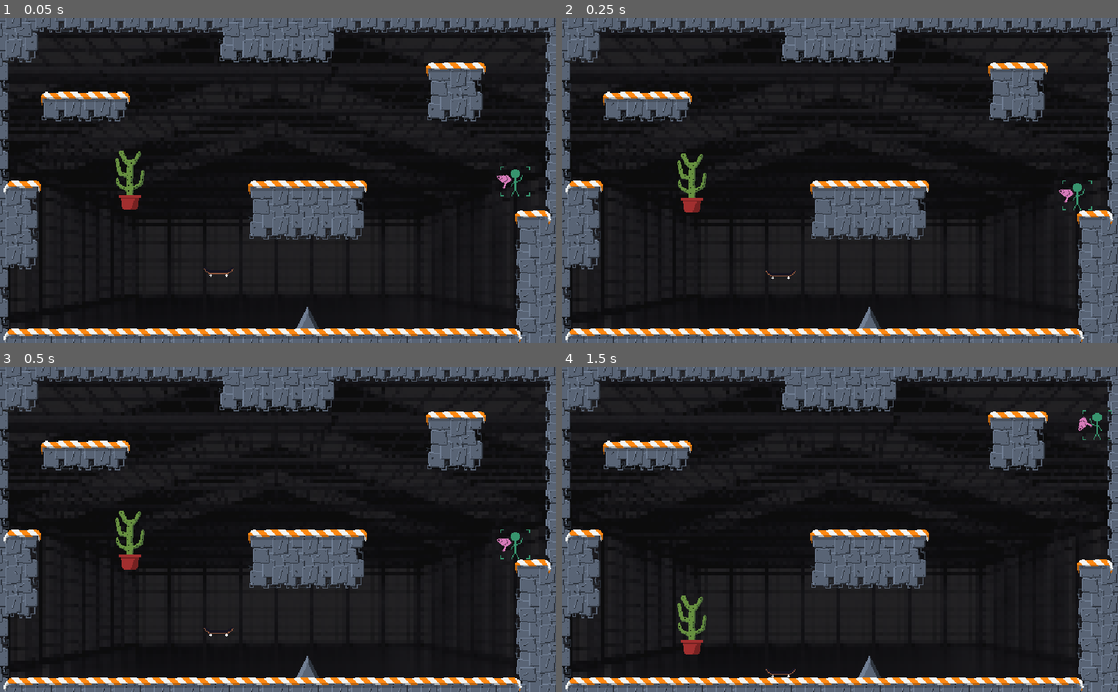
Above: before the commit, frames 1-4 (two rows, left to right).
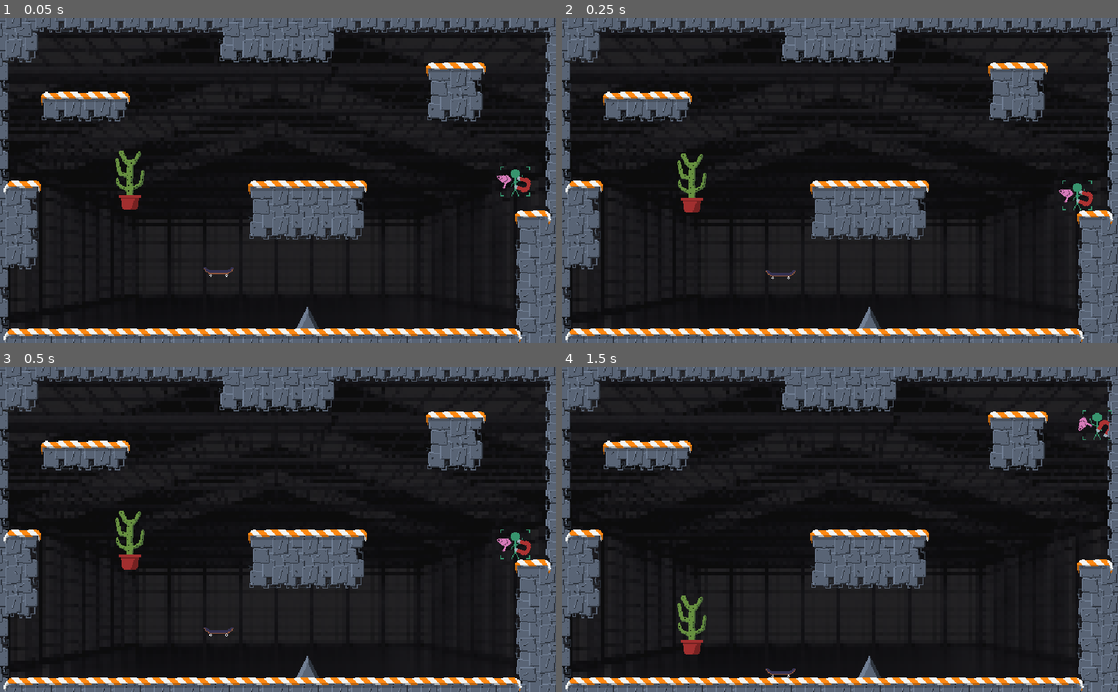
Above: after the commit, the same moments.

Repository: SanderVanhove/GDWJ-31
Game: Godot game, scene res://game.tscn
The game is run twice, just before and just after one commit, with the same random seed, the same clock (stepped at 60 frames per second) and the same inputs.
Inputs (mouse positions are in pixels of both pictures, inside the frame that each line leads up to):
- Up to frame 1 (0.05 s): no input
- Up to frame 2 (0.25 s): no input
- Up to frame 3 (0.5 s): no input
- Up to frame 4 (1.5 s): move the mouse to (812, 594) at 0.52 s; hold Right (ui_right) from 0.53 s (still down); tap Up (ui_up) at 0.77 s; move the mouse to (1006, 578) at 1.27 s

The runs differ from the first frame. In frame 1, 0.1% of the frame differs, in the area x 36-96%, y 48-80%; in frame 2, 0.1%; in frame 3, 0.1%; in frame 4, 0.1%.

Commit message:
Add magnet

Diff:
--- /dev/null
+++ b/Game Jam Game/scenes/magnet.tscn
@@ -0,0 +1,10 @@
+[gd_scene load_steps=3 format=2]
+
+[ext_resource path="res://assets/magnet.png" type="Texture" id=1]
+[ext_resource path="res://scripts/magnet.gd" type="Script" id=2]
+
+[node name="magnet" type="Node2D"]
+script = ExtResource( 2 )
+
+[node name="Sprite" type="Sprite" parent="."]
+texture = ExtResource( 1 )
--- a/Game Jam Game/scenes/player.tscn
+++ b/Game Jam Game/scenes/player.tscn
@@ -1,8 +1,9 @@
-[gd_scene load_steps=5 format=2]
+[gd_scene load_steps=6 format=2]
 
 [ext_resource path="res://assets/player.png" type="Texture" id=1]
 [ext_resource path="res://scripts/player.gd" type="Script" id=2]
 [ext_resource path="res://scenes/hairdryer.tscn" type="PackedScene" id=3]
+[ext_resource path="res://scenes/magnet.tscn" type="PackedScene" id=4]
 
 [sub_resource type="RectangleShape2D" id=1]
 extents = Vector2( 10.3764, 15.8869 )
@@ -21,3 +22,6 @@
 
 [node name="hairdryer" parent="." instance=ExtResource( 3 )]
 position = Vector2( -13.0097, 0.372025 )
+
+[node name="magnet" parent="." instance=ExtResource( 4 )]
+position = Vector2( 8.39597, 3.2542 )
--- /dev/null
+++ b/Game Jam Game/scripts/magnet.gd
@@ -0,0 +1,6 @@
+extends Node2D
+
+
+func _process(delta: float) -> void:
+	var mouse_pos: Vector2 = get_global_mouse_position()
+	rotate(get_angle_to(mouse_pos) - PI/2)
Binary file added: Game Jam Game/assets/magnet.aseprite
Binary file added: Game Jam Game/assets/magnet.png
Not shown, added: Game Jam Game/assets/magnet.png.import
Binary file changed: Game Jam Game/assets/skateboard.aseprite
Binary file changed: Game Jam Game/assets/skateboard.png
